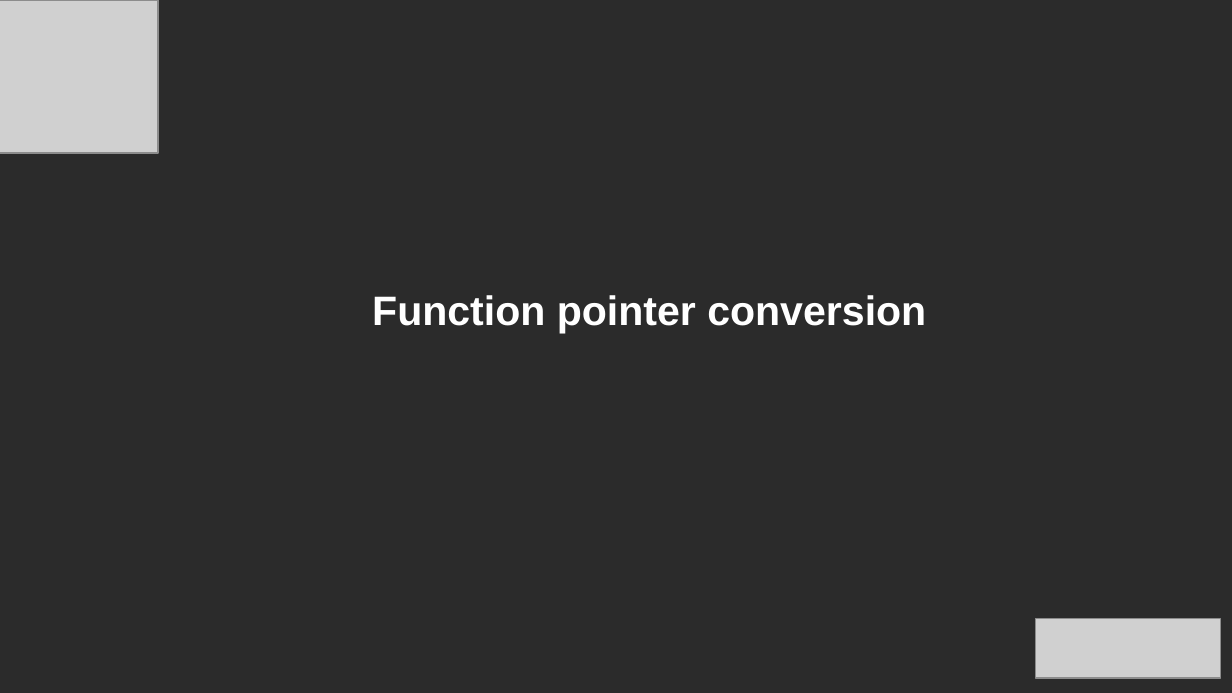
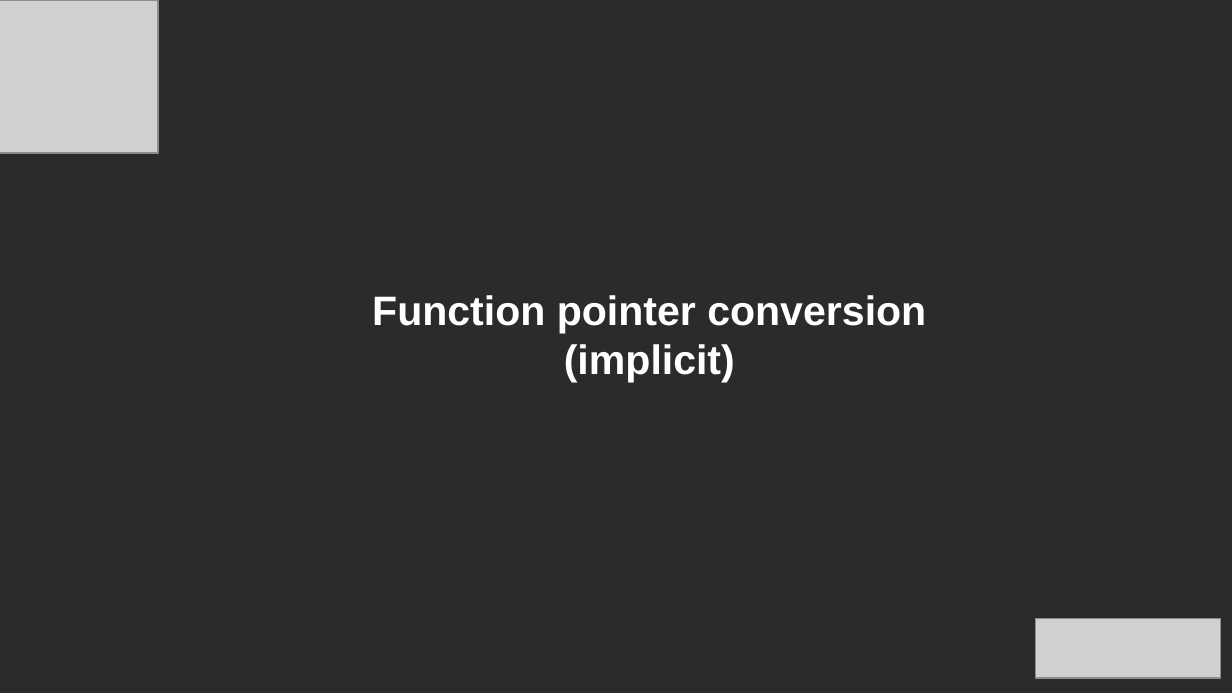
Before and after one commit to 94adi/DesignPatterns, a slide deck: slide 7 of FunctionPointer/Function Pointers proviz.pptx. Drawn at 1232x693 pixels with LibreOffice and Linux fonts; fonts in the diff are those of the drawing; grey boxes stand for pictures; background and template pictures are left out; a plain dark background stands for a picture behind light text. Boxes give left, top, right and bottom in pixels: in the first picture for what was removed or moved away, otherwise in the second. Text is boxed around its words. In the diff, an @@ line names an element or a change of style, - is before the commit and + after.

```diff
--- a/FunctionPointer/Function Pointers proviz.pptx
+++ b/FunctionPointer/Function Pointers proviz.pptx
@@ text at <box>564,344,735,382</box>: paragraph added @@
+(implicit)
```
Also in this commit, not shown: 1 other slide changed, 3 slides added, 1 slide removed.
